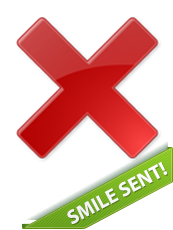
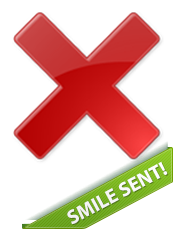
Layers edited between the first and the second 173×230 image:
painted on "Layer 12" over [12, 11, 164, 163]
hid "Layer 1" over [12, 11, 164, 163]
